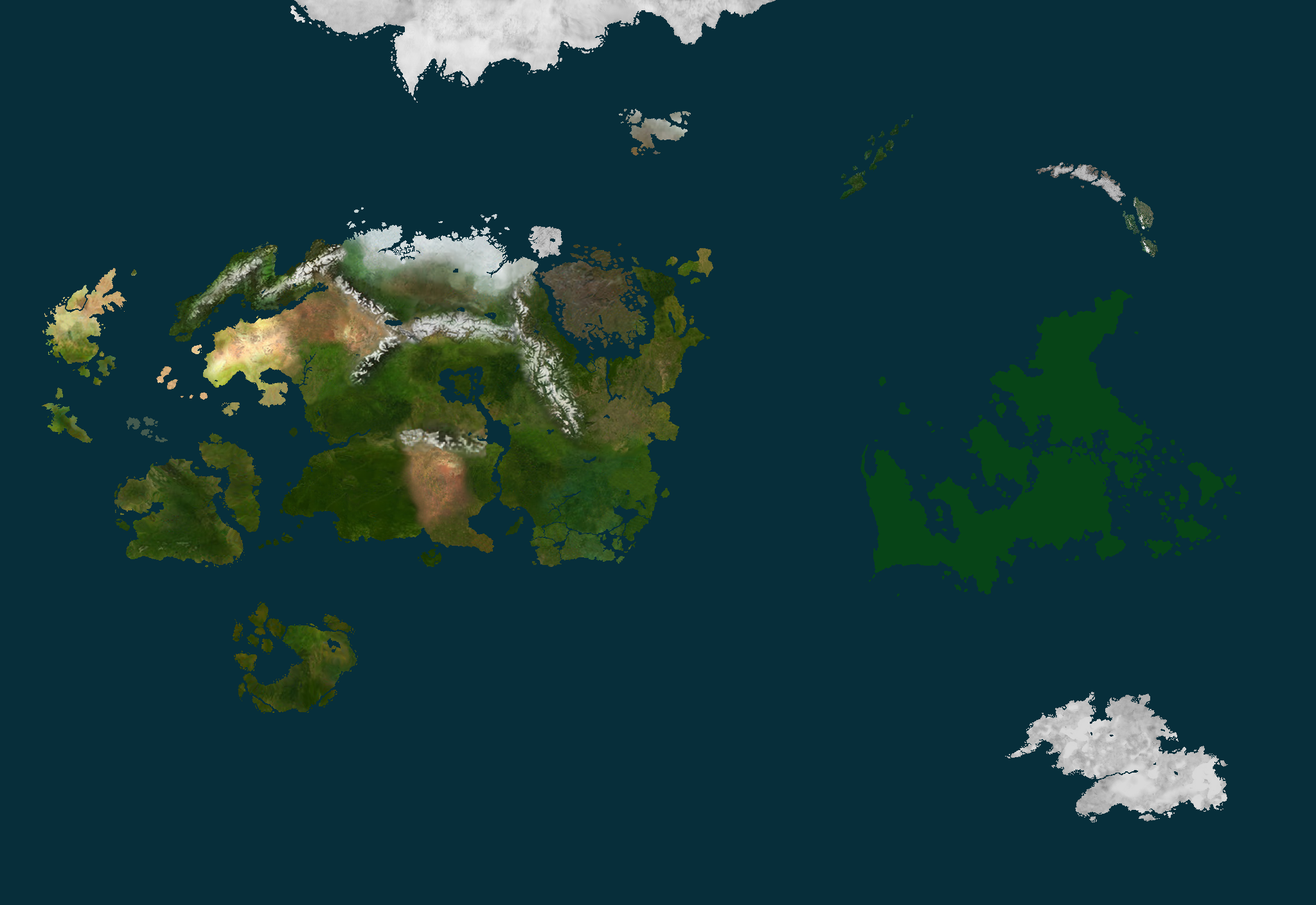
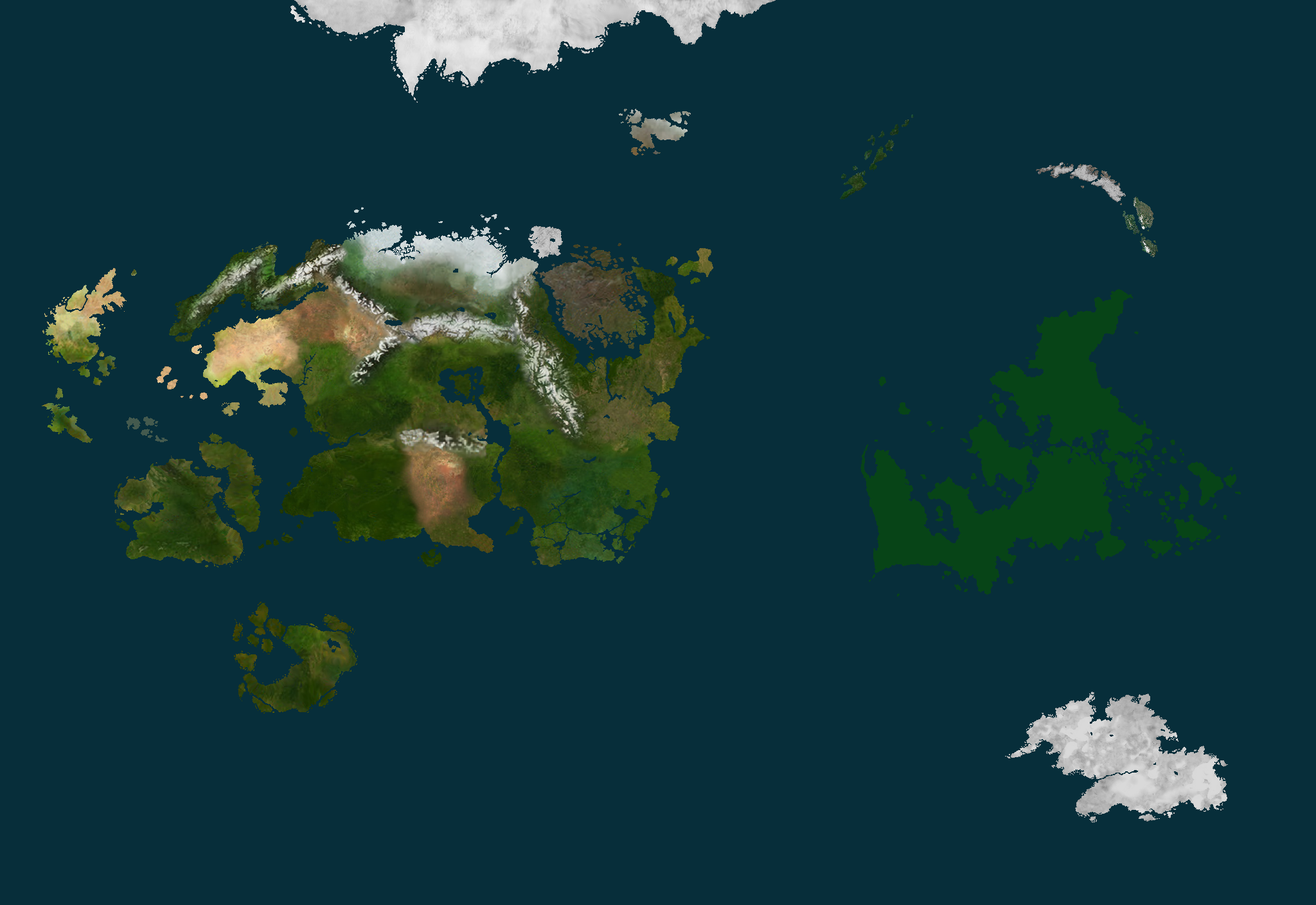
Before/after of a 1316x905 layered artwork. What changed in the layer stack:
painted on "overlay" over (73, 295, 661, 483)
